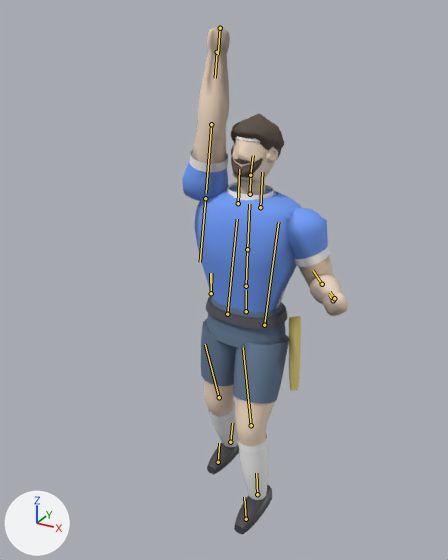
A saved change to the glTF model flagster/lib/flagplayer.glb.
Before and after are seen from a camera (50 mm lens) standing at (1.12, -2.24, 2.23) and looking at (-0.09, -0.04, 1.12). Lighting does not change. The marker at lower left points along +X, +Y and +Z. The first picture is the older version. Both versions are drawn at frame 19 of the action 'Lasso'; the numbers are the values there. The bones that change, and the others that lie on the model, are drawn over the model as lines.

Names of what the first picture shows: 'belt', 'flag', 'hair_afro', 'head', 'jersey', 'shoes', 'shorts', 'skin', 'socks', 'trim' and 3 more.
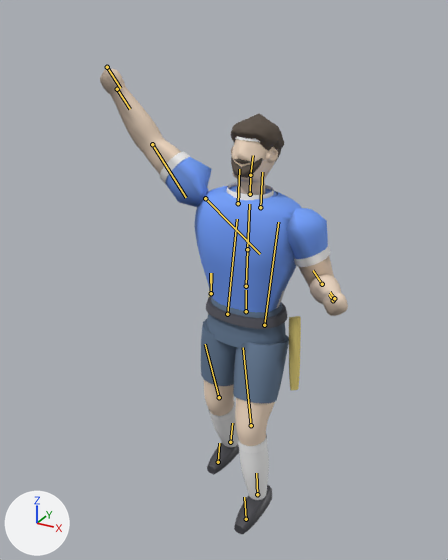
What differs and where, as boxes [x1, y1, x2, y2] in the pictures (448 x 560 px):
'jersey', posed (12% wider): before [182, 160, 328, 313]; after [165, 157, 328, 313]
'skin', posed (59% wider, 10% shorter): before [192, 26, 348, 446]; after [100, 69, 348, 446]
'trim', posed (21% wider): before [190, 150, 330, 453]; after [160, 152, 330, 453]
bone 'UpperArm_R', root to tip: before (205, 198) to (200, 262); after (205, 198) to (260, 254)

The change in detail:
Bone 'UpperArm_R' (bone_upperarm_r) turns from (-171, 16, -5) to (13, -56, -136) degrees about its own x, y and z.
